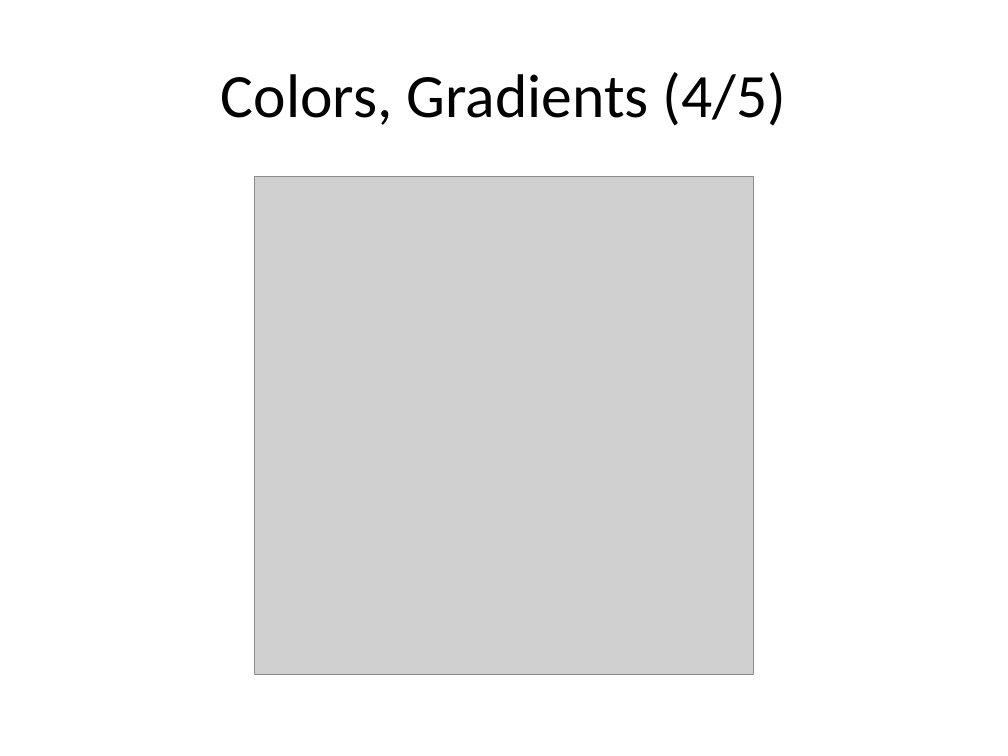
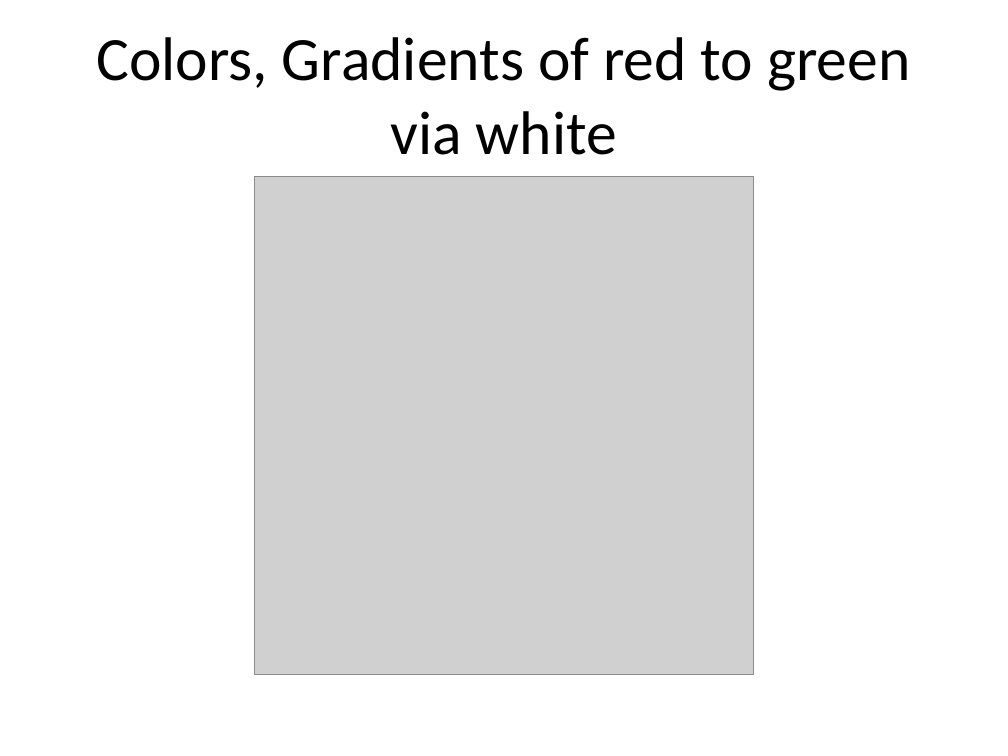
Before and after one commit to pmean/data-visualization, a slide deck: slide 17 of data-viz-02/component/tutorial-colors.pptx. Drawn at 1008x756 pixels with LibreOffice and Linux fonts; fonts in the diff are those of the drawing; grey boxes stand for pictures. Boxes give left, top, right and bottom in pixels: in the first picture for what was removed or moved away, otherwise in the second. Text is boxed around its words. In the diff, an @@ line names an element or a change of style, - is before the commit and + after.

```diff
--- a/data-viz-02/component/tutorial-colors.pptx
+++ b/data-viz-02/component/tutorial-colors.pptx
@@ title at box(96, 37, 910, 155): text changed @@
-Colors, Gradients (4/5)
+Colors, Gradients of red to green via white
```
Also in this commit, not shown: 3 other slides changed, 3 slides added, 3 slides removed, 11 other files.
